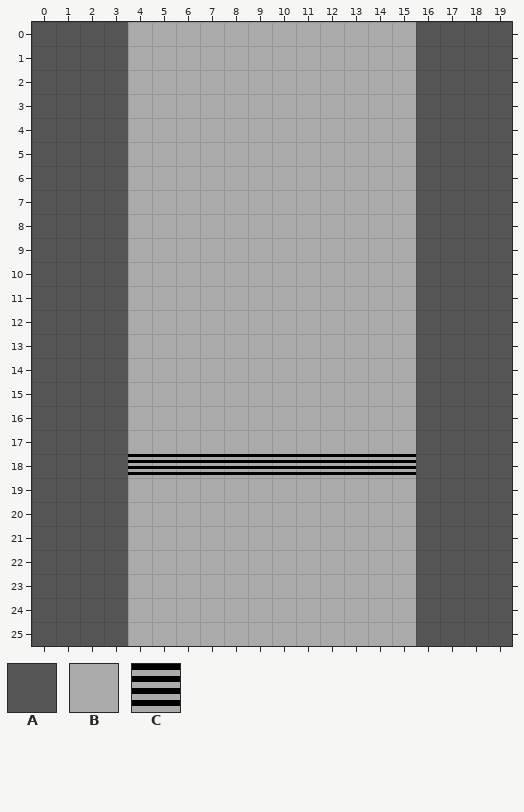
Two states of a Tiled map, assets/maps/track3.tmx. The picture above is the old version.
Cells are 8x8 px. Shown: x 0..19, y 0..25.
Key: from "track": A 0 "TILE_WALL", B 1 "TILE_ROAD", C 6 "TILE_FINISH".
_ is an empty cell.
Layer "tiles" before, first column x 0:
 0 AAAABBBBBBBBBBBBAAAA
 1 AAAABBBBBBBBBBBBAAAA
 2 AAAABBBBBBBBBBBBAAAA
 3 AAAABBBBBBBBBBBBAAAA
 4 AAAABBBBBBBBBBBBAAAA
 5 AAAABBBBBBBBBBBBAAAA
 6 AAAABBBBBBBBBBBBAAAA
 7 AAAABBBBBBBBBBBBAAAA
 8 AAAABBBBBBBBBBBBAAAA
 9 AAAABBBBBBBBBBBBAAAA
10 AAAABBBBBBBBBBBBAAAA
11 AAAABBBBBBBBBBBBAAAA
12 AAAABBBBBBBBBBBBAAAA
13 AAAABBBBBBBBBBBBAAAA
14 AAAABBBBBBBBBBBBAAAA
15 AAAABBBBBBBBBBBBAAAA
16 AAAABBBBBBBBBBBBAAAA
17 AAAABBBBBBBBBBBBAAAA
18 AAAACCCCCCCCCCCCAAAA
19 AAAABBBBBBBBBBBBAAAA
20 AAAABBBBBBBBBBBBAAAA
21 AAAABBBBBBBBBBBBAAAA
22 AAAABBBBBBBBBBBBAAAA
23 AAAABBBBBBBBBBBBAAAA
24 AAAABBBBBBBBBBBBAAAA
25 AAAABBBBBBBBBBBBAAAA
After:
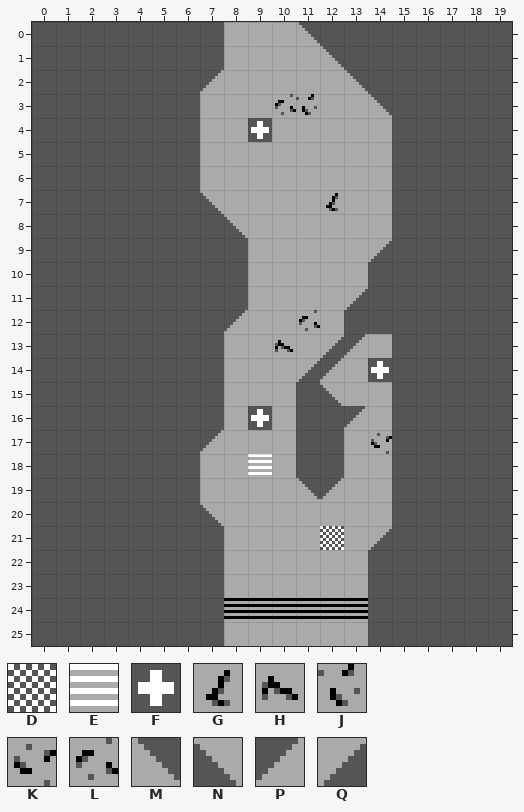
Further tiles: from "track": D 3 "TILE_SAND", E 5 "TILE_BOOST", F 7 "TILE_ROAD", G 13 "TILE_ROAD", H 13 turned 90 "TILE_ROAD", J 14 "TILE_ROAD", K 14 flipped on the other diagonal "TILE_ROAD", L 14 turned 90 "TILE_ROAD", M 16, N 16 turned 180, P 16 turned 270, Q 16 turned 90.
Changes in this commit:
Layer "tiles":
y 0: x 4..7 BBBB -> AAAA; x 11..15 BBBBB -> MAAAA
y 1: x 4..7 BBBB -> AAAA; x 12..15 BBBB -> MAAA
y 2: x 4..7 BBBB -> AAAP; x 13..15 BBB -> MAA
y 3: x 4..6 BBB -> AAA; x 10..11 BB -> LJ; x 14..15 BB -> MA
y 4: x 4..6 BBB -> AAA; x 9 B -> F; x 15 B -> A
y 5..6: x 4..6 BBB -> AAA; x 15 B -> A
y 7: x 4..7 BBBB -> AAAN; x 12 B -> G; x 15 B -> A
y 8: x 4..8 BBBBB -> AAAAN; x 15 B -> A
y 9: x 4..8 BBBBB -> AAAAA; x 14..15 BB -> QA
y 10: x 4..8 BBBBB -> AAAAA; x 14..15 BB -> AA
y 11: x 4..8 BBBBB -> AAAAA; x 13..15 BBB -> QAA
y 12: x 4..8 BBBBB -> AAAAP; x 11 B -> L; x 13..15 BBB -> AAA
y 13: x 4..7 BBBB -> AAAA; x 10 B -> H; x 12..13 BB -> QP; x 15 B -> A
y 14: x 4..7 BBBB -> AAAA; x 11..12 BB -> QP; x 14..15 BB -> FA
y 15: x 4..7 BBBB -> AAAA; x 11..12 BB -> AN; x 15 B -> A
y 16: x 4..7 BBBB -> AAAA; x 9 B -> F; x 11..13 BBB -> AAP; x 15 B -> A
y 17: x 4..7 BBBB -> AAAP; x 11..12 BB -> AA; x 14..15 BB -> KA
y 18: x 4..15 CCCCCCCCCCCC -> AAABBEBAABBA
y 19: x 4..6 BBB -> AAA; x 11..12 BB -> MP; x 15 B -> A
y 20: x 4..7 BBBB -> AAAN; x 15 B -> A
y 21: x 4..7 BBBB -> AAAA; x 12 B -> D; x 14..15 BB -> QA
y 22..23: x 4..7 BBBB -> AAAA; x 14..15 BB -> AA
y 24: x 4..15 BBBBBBBBBBBB -> AAAACCCCCCAA
y 25: x 4..7 BBBB -> AAAA; x 14..15 BB -> AA
